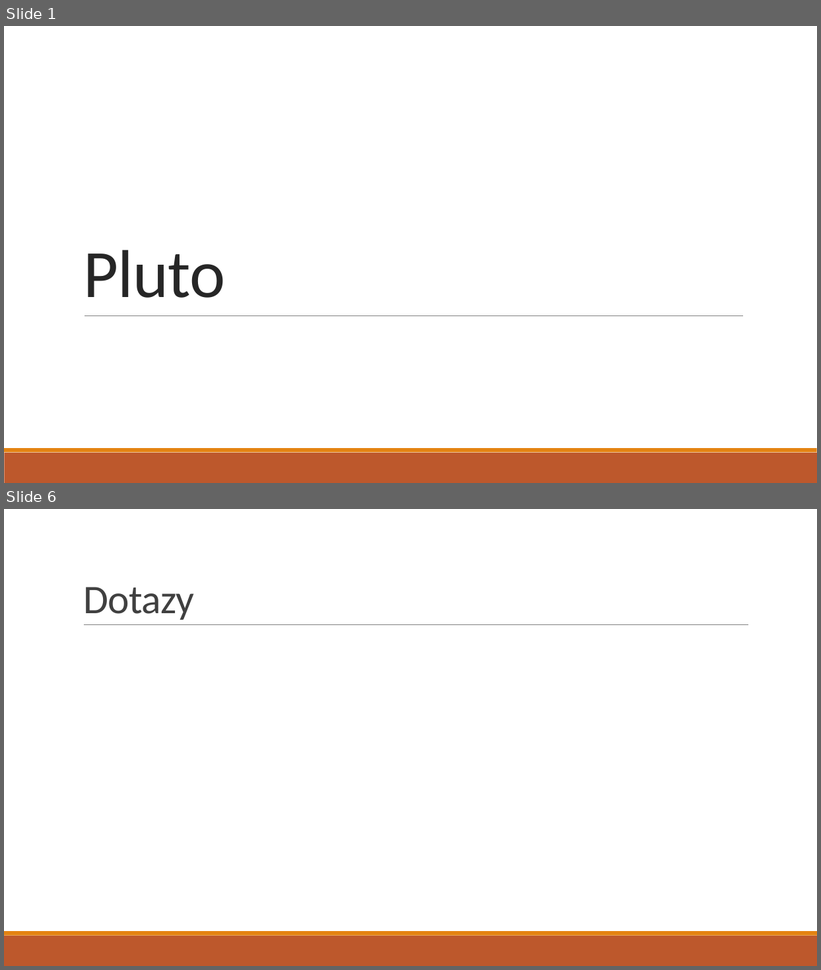
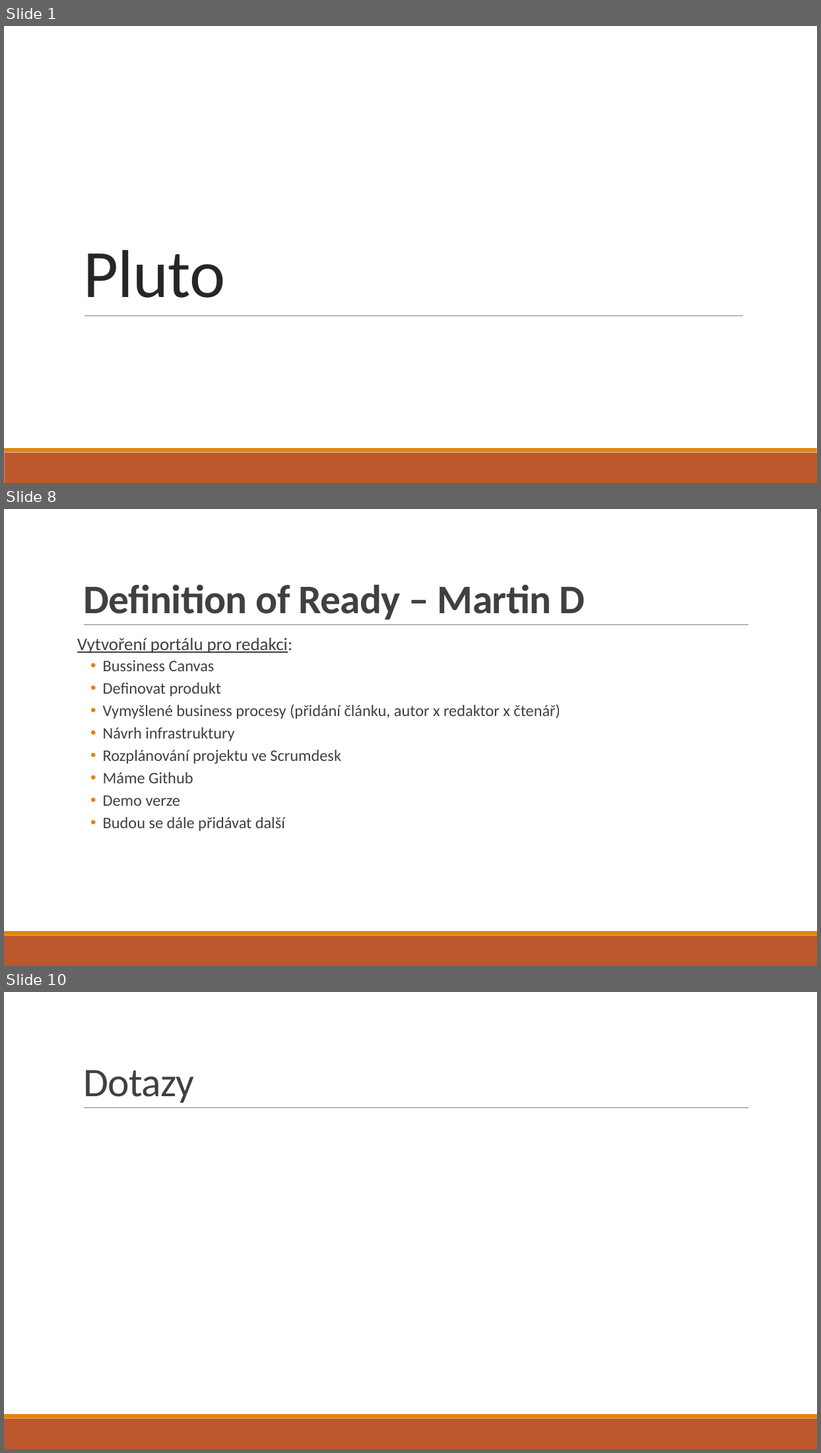
Before and after one commit to marlingocze/plutorsp, a slide deck: dokumenty/prezentace_rsp1.pptx. Shown one above the other, each under a label of ours: slides 1 and 6 before the commit, slides 1, 8 and 10 after it; the slides between them are not shown. The pictures are 821x970 and 821x1453 pixels, drawn with LibreOffice and Linux fonts; fonts in the diff are those of the drawing. Boxes give left, top, right and bottom in pixels: in the first picture for what was removed or moved away, otherwise in the second. Text is boxed around its words. In the diff, an @@ line names an element or a change of style, - is before the commit and + after.

```diff
--- a/dokumenty/prezentace_rsp1.pptx
+++ b/dokumenty/prezentace_rsp1.pptx
@@ slide 8 added at (4,509,817,966), background #FFFFFF; not listed: 3 template elements that a slide beside it also shows @@
@@ title added at (83,584,585,620), 48 pt, text #404040, bold @@
+Definition of Ready – Martin D
@@ text added at (77,638,560,831), 19 pt, text #404040 @@
+Vytvoření portálu pro redakci:
+  • Bussiness Canvas
+  • Definovat produkt
+  • Vymyšlené business procesy (přidání článku, autor x redaktor x čtenář)
+  • Návrh infrastruktury
+  • Rozplánování projektu ve Scrumdesk
+  • Máme Github
+  • Demo verze
+  • Budou se dále přidávat další
@@ what was slide 6 is now slide 10 @@
```
Also in this commit, not shown: 4 slides changed, 3 other slides added, 3 other files.
